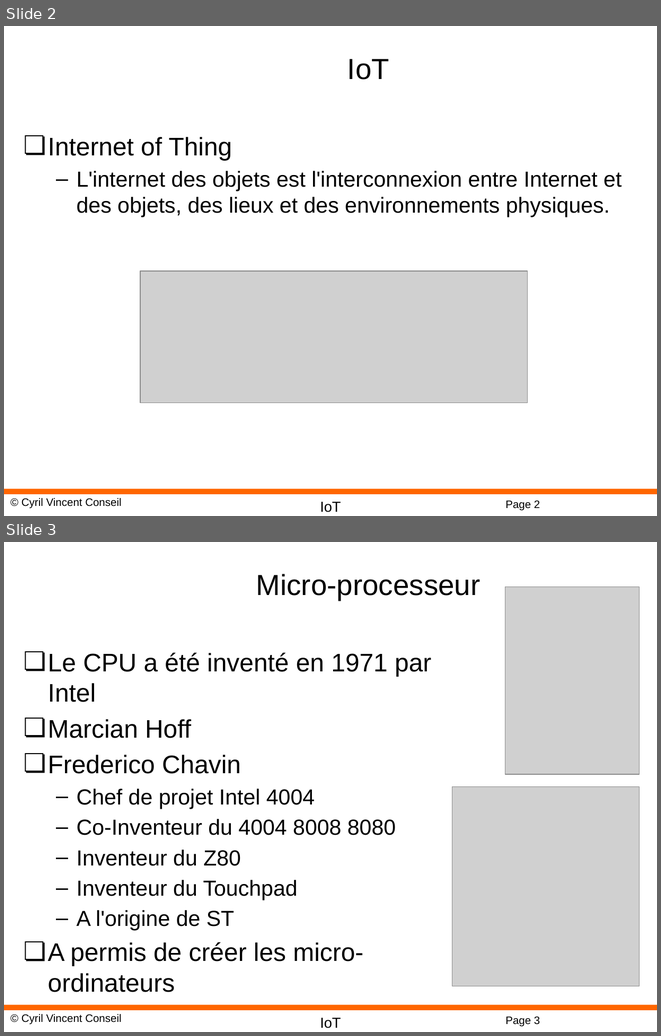
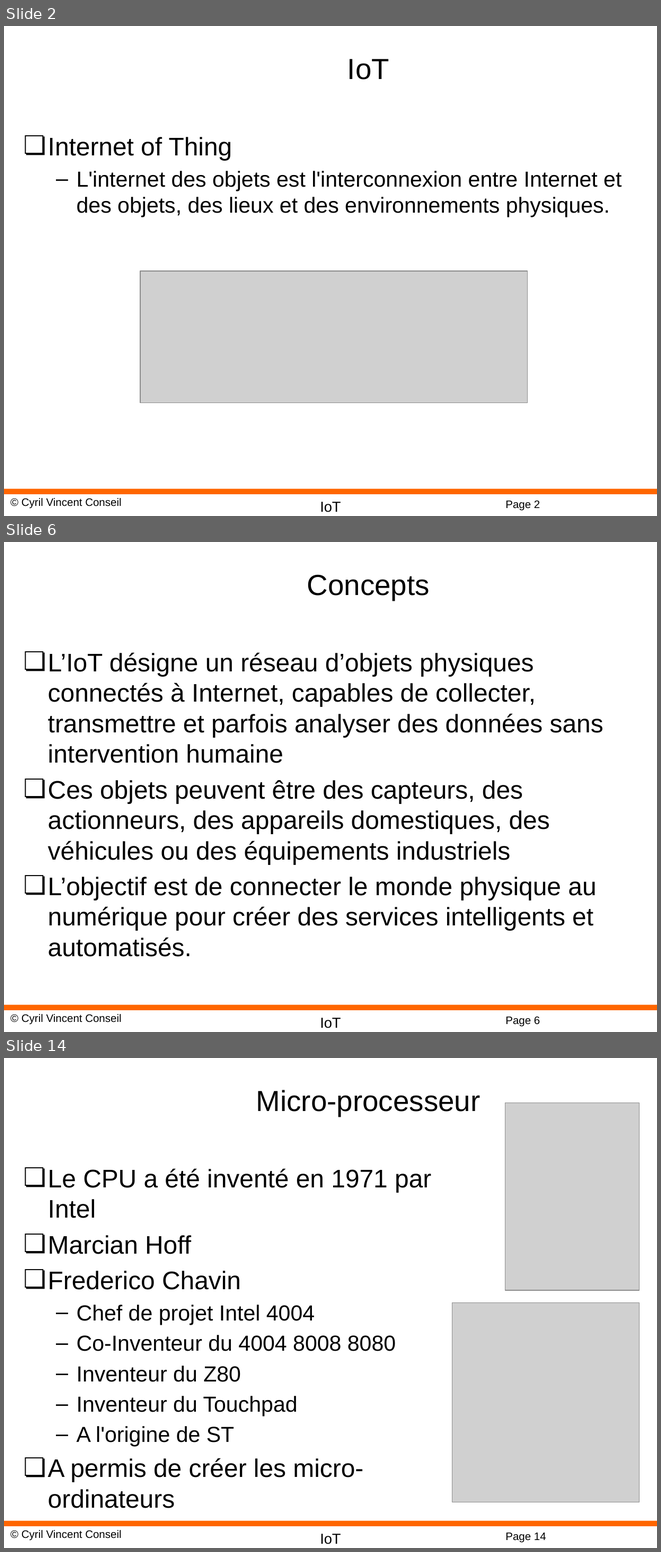
Before and after one commit to cyrilvincent/IoT, a slide deck: ppt/IoT01-Intro.pptx. Shown one above the other, each under a label of ours: slides 2 and 3 before the commit, slides 2, 6 and 14 after it; the slides between them are not shown. The pictures are 661x1036 and 661x1552 pixels, drawn with LibreOffice and Linux fonts; fonts in the diff are those of the drawing; grey boxes stand for pictures; background and template pictures are left out. Boxes give left, top, right and bottom in pixels: in the first picture for what was removed or moved away, otherwise in the second. Text is boxed around its words. In the diff, an @@ line names an element or a change of style, - is before the commit and + after.

```diff
--- a/ppt/IoT01-Intro.pptx
+++ b/ppt/IoT01-Intro.pptx
@@ slide 6 added at [4, 542, 657, 1032], background #FFFFFF; not listed: 4 template elements that a slide beside it also shows @@
@@ title added at [307, 574, 430, 600], 32 pt, text #000000 @@
+Concepts
@@ text added at [48, 652, 603, 956], 28 pt, text #000000 @@
+❏ L’IoT désigne un réseau d’objets physiques connectés à Internet, capables de collecter, transmettre et parfois analyser des données sans intervention humaine
+❏ Ces objets peuvent être des capteurs, des actionneurs, des appareils domestiques, des véhicules ou des équipements industriels
+❏ L’objectif est de connecter le monde physique au numérique pour créer des services intelligents et automatisés.
@@ what was slide 3 is now slide 14 @@
@@ page number at [505, 1532, 546, 1542]: text changed @@
-Page 3
+Page 14
```
Also in this commit, not shown: 16 other slides added, 56 other files.
